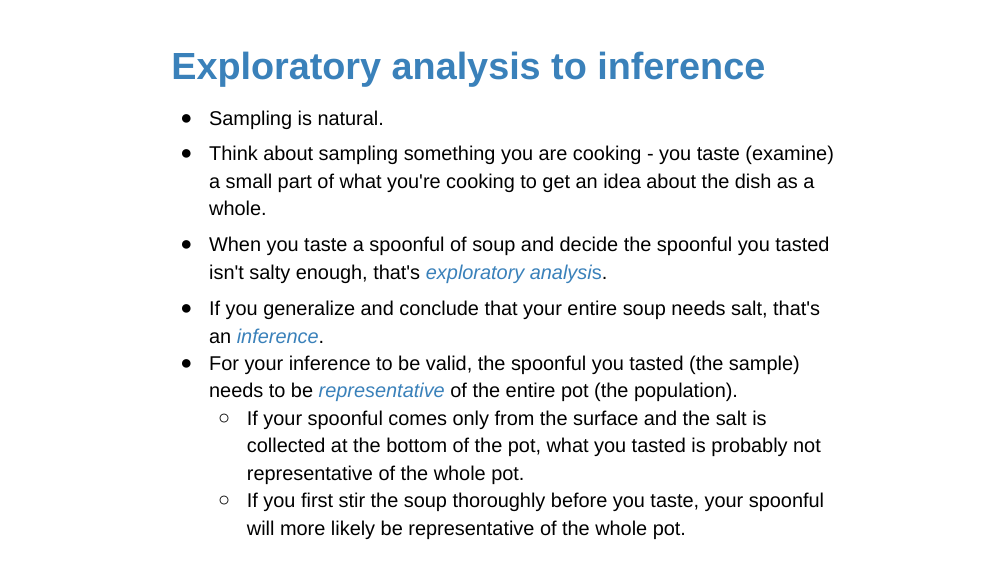
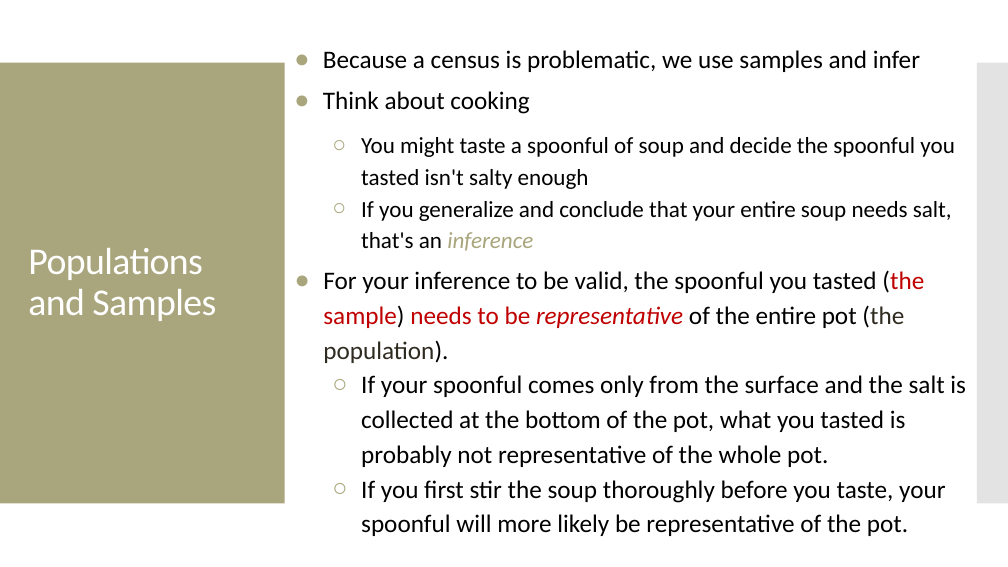
Before and after one commit to amosca01/MATH108-F23, a slide deck: slide 22 of slides/02-data-collection.pptx (slide 15 before the commit). Drawn at 1008x567 pixels with LibreOffice and Linux fonts; fonts in the diff are those of the drawing. Boxes give left, top, right and bottom in pixels: in the first picture for what was removed or moved away, otherwise in the second. Text is boxed around its words. In the diff, an @@ line names an element or a change of style, - is before the commit and + after.

```diff
--- a/slides/02-data-collection.pptx
+++ b/slides/02-data-collection.pptx
@@ title removed at [171,51,765,86] @@
-Exploratory analysis to inference
@@ text "Because a census is problematic, ...": place and size @@
-text "Because a census is problematic, ..." at [209,355,824,539]
+text "Because a census is problematic, ..." at [323,50,966,536]
@@ text at [323,50,954,251]: paragraphs added @@
+● Because a census is problematic, we use samples and infer
+● Think about cooking
+  ○ You might taste a spoonful of soup and decide the spoonful you tasted isn't salty enough
+  ○ If you generalize and conclude that your entire soup needs salt, that's an inference
@@ rectangle added at [0,63,285,504], fill #A9A57C @@
@@ rectangle added at [977,63,1008,504], fill #C8C8C8 at 50% opacity @@
@@ text removed at [209,110,833,319] @@
-● Sampling is natural.
-● Think about sampling something you are cooking - you taste (examine) a small part of what you're cooking to get an idea about the dish as a whole.
-● When you taste a spoonful of soup and decide the spoonful you tasted isn't salty enough, that's exploratory analysis.
-● If you generalize and conclude that your entire soup needs salt, that's an inference.
@@ text added at [28,248,216,321], 36 pt, text #FFFFFF @@
+Populations and Samples
@@ text at [323,270,966,467]: size 19 to 24 pt, font Arial to Calibri in "For your inference to be valid, the ...", "If your spoonful comes only from the ..."; text colour #000000 to #C00000 in "(the sample) needs to be"; text colour #3A81BA to #C00000 in "representative"; text colour #000000 to #2F2B20 in "(the population)."; bullet colour #000000 to #A9A57C @@
@@ text at [361,480,945,536]: text changed; size 19 to 24 pt; font Arial to Calibri @@
-  ○ If you first stir the soup thoroughly before you taste, your spoonful will more likely be representative of the whole pot.
+  ○ If you first stir the soup thoroughly before you taste, your spoonful will more likely be representative of the pot.
```
Also in this commit, not shown: 32 other slides changed, 21 slides added, 18 slides removed, 4 other files.
